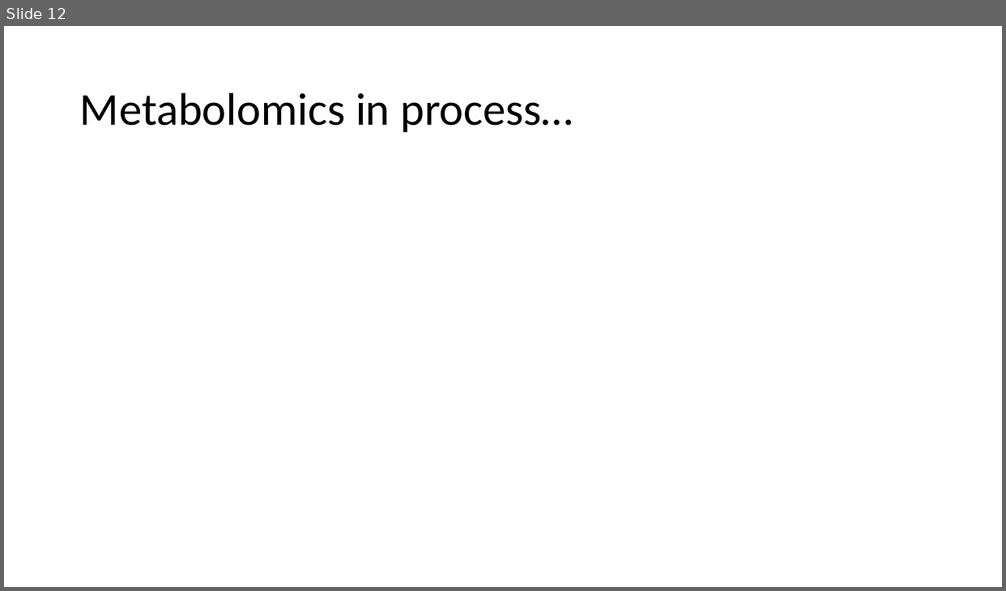
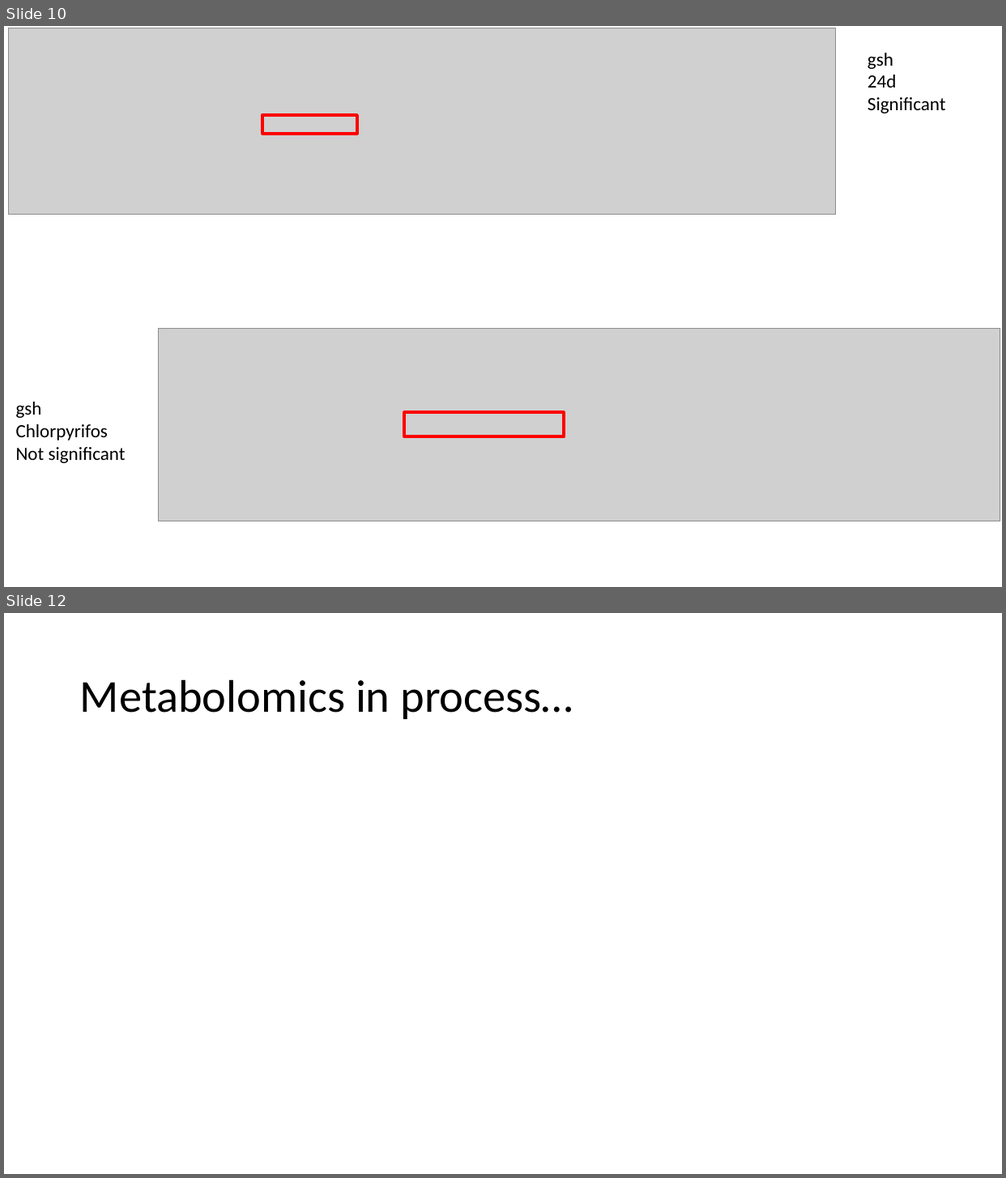
Before and after one commit to amphibian-exeff/vanmeter_salamander_exposures, a slide deck: pptx/rvm_salamander_gsh_analyses.pptx. Shown one above the other, each under a label of ours: slide 12 before the commit, slides 10 and 12 after it; the slides between them are not shown. The pictures are 1006x591 and 1006x1178 pixels, drawn with LibreOffice and Linux fonts; fonts in the diff are those of the drawing; grey boxes stand for pictures. Boxes give left, top, right and bottom in pixels: in the first picture for what was removed or moved away, otherwise in the second. Text is boxed around its words. In the diff, an @@ line names an element or a change of style, - is before the commit and + after.

```diff
--- a/pptx/rvm_salamander_gsh_analyses.pptx
+++ b/pptx/rvm_salamander_gsh_analyses.pptx
@@ slide 10 added at [4,26,1002,587], background #FFFFFF @@
@@ picture added at [9,28,836,216] @@
@@ text added at [867,53,946,113], 18 pt, text #000000 @@
+gsh
+24d
+Significant
@@ rectangle added at [262,115,356,134], outline #FF0000 3 pt @@
@@ picture added at [158,328,999,522] @@
@@ text added at [16,402,126,463], 18 pt, text #000000 @@
+gsh
+Chlorpyrifos
+Not significant
@@ rectangle added at [404,413,564,437], outline #FF0000 3 pt @@
```
Also in this commit, not shown: 5 slides changed, 4 other slides added, 5 slides removed, 6 other files.
